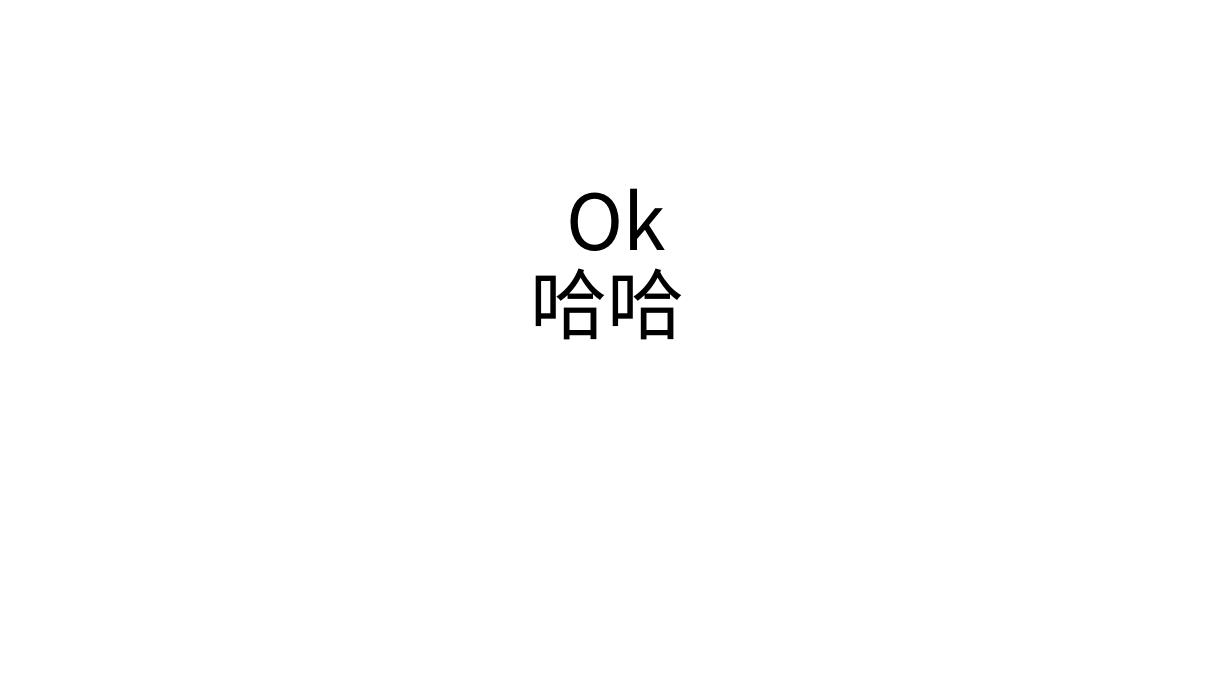
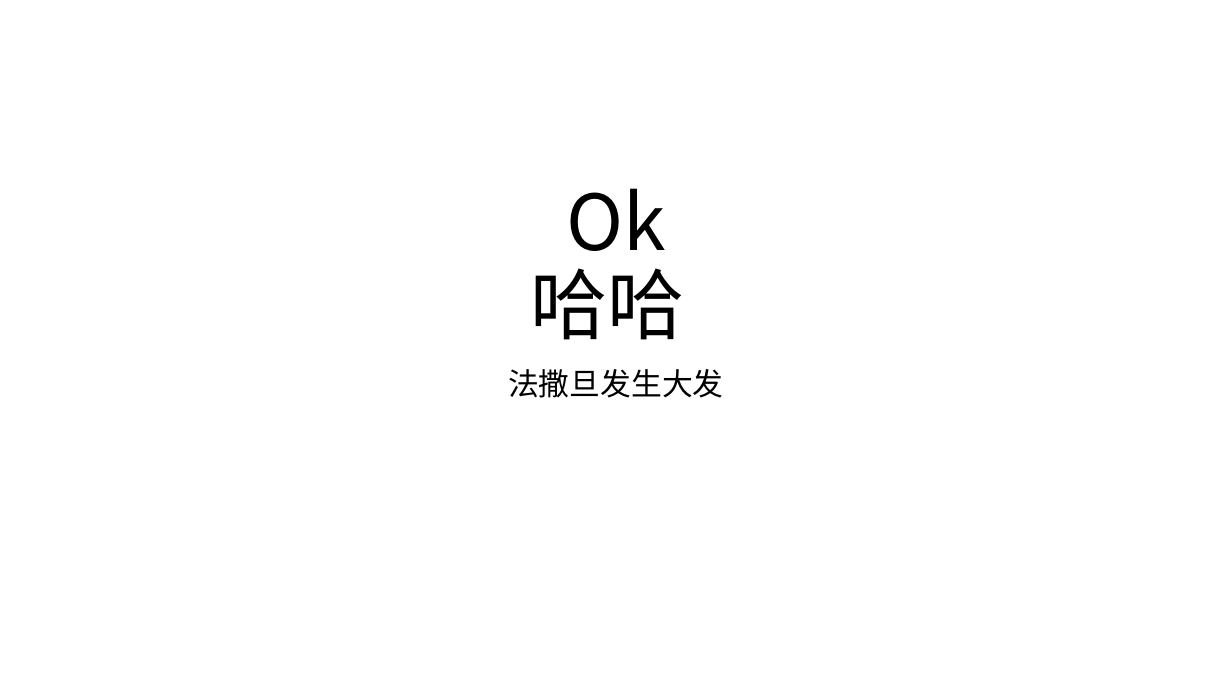
Before and after one commit to TatianaDan/myproject, a slide deck: slide 1 of firstTry.pptx. Drawn at 1232x693 pixels with LibreOffice and Linux fonts; fonts in the diff are those of the drawing. Boxes give left, top, right and bottom in pixels: in the first picture for what was removed or moved away, otherwise in the second. Text is boxed around its words. In the diff, an @@ line names an element or a change of style, - is before the commit and + after.

Commit message:
saf
fsadf

```diff
--- a/firstTry.pptx
+++ b/firstTry.pptx
@@ subtitle added at (508,369,724,398), 24 pt, text #000000 @@
+法撒旦发生大发
```
